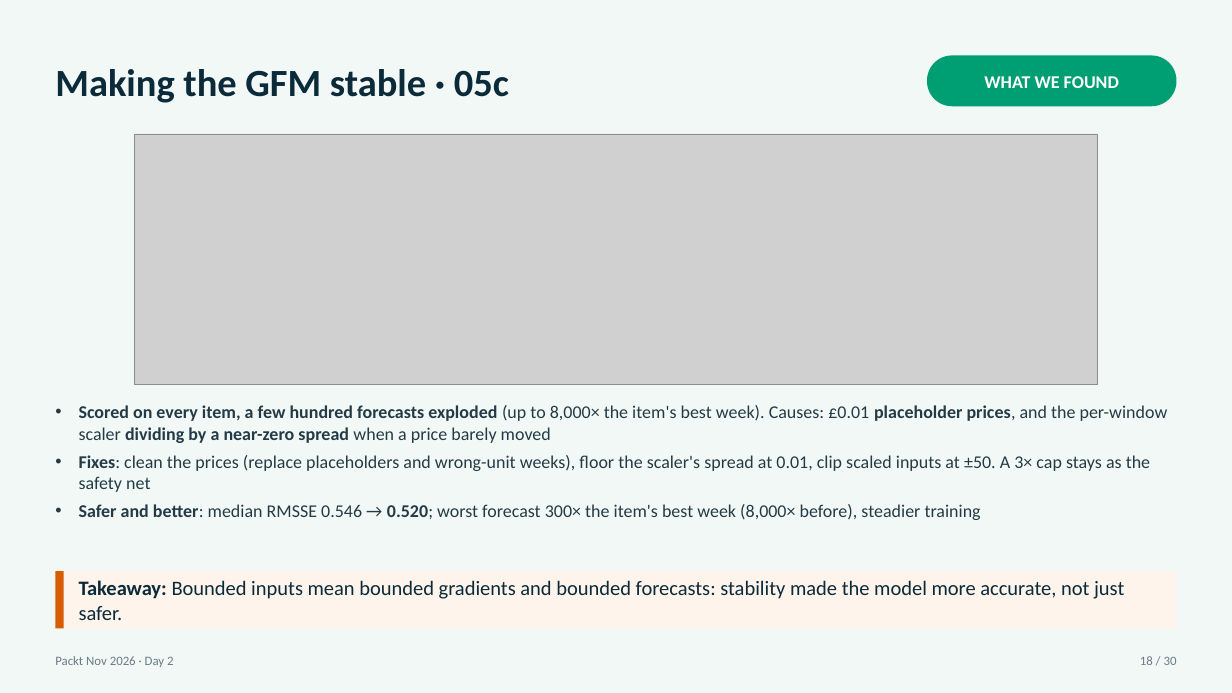
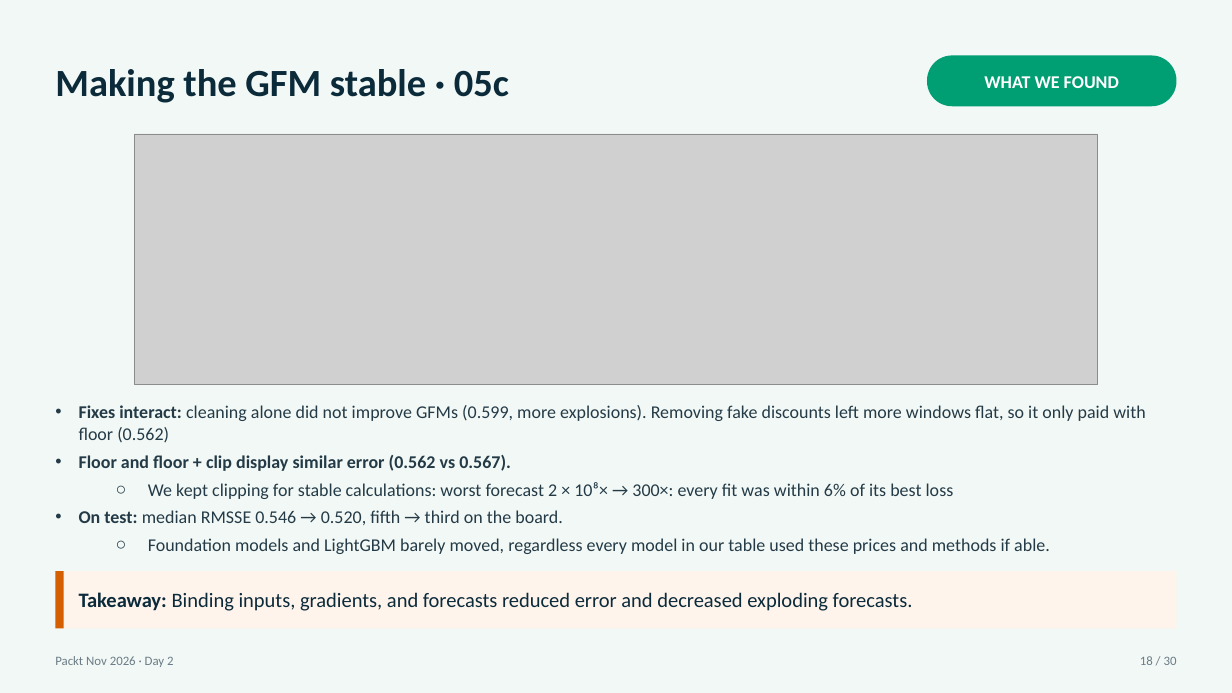
Before and after one commit to tackes/time-series-forecasting-bootcamp, a slide deck: slide 21 of day2_neural/slides_full/day2_slides.pptx (slide 18 before the commit). Drawn at 1232x693 pixels with LibreOffice and Linux fonts; fonts in the diff are those of the drawing; grey boxes stand for pictures. Boxes give left, top, right and bottom in pixels: in the first picture for what was removed or moved away, otherwise in the second. Text is boxed around its words. In the diff, an @@ line names an element or a change of style, - is before the commit and + after.

```diff
--- a/day2_neural/slides_full/day2_slides.pptx
+++ b/day2_neural/slides_full/day2_slides.pptx
@@ text at <box>79,405,1145,554</box>: text changed @@
-• Scored on every item, a few hundred forecasts exploded (up to 8,000× the item's best week). Causes: £0.01 placeholder prices, and the per-window scaler dividing by a near-zero spread when a price barely moved
-• Fixes: clean the prices (replace placeholders and wrong-unit weeks), floor the scaler's spread at 0.01, clip scaled inputs at ±50. A 3× cap stays as the safety net
-• Safer and better: median RMSSE 0.546 → 0.520; worst forecast 300× the item's best week (8,000× before), steadier training
+• Fixes interact: cleaning alone did not improve GFMs (0.599, more explosions). Removing fake discounts left more windows flat, so it only paid with floor (0.562)
+• Floor and floor + clip display similar error (0.562 vs 0.567).
+  ○ We kept clipping for stable calculations: worst forecast 2 × 10⁸× → 300×: every fit was within 6% of its best loss
+• On test: median RMSSE 0.546 → 0.520, fifth → third on the board.
+  ○ Foundation models and LightGBM barely moved, regardless every model in our table used these prices and methods if able.
@@ text at <box>79,592,913,611</box>: text changed @@
-Takeaway: Bounded inputs mean bounded gradients and bounded forecasts: stability made the model more accurate, not just safer.
+Takeaway: Binding inputs, gradients, and forecasts reduced error and decreased exploding forecasts.
```
Also in this commit, not shown: 25 other slides changed, 9 slides added, 2 slides removed, 1 other file.
